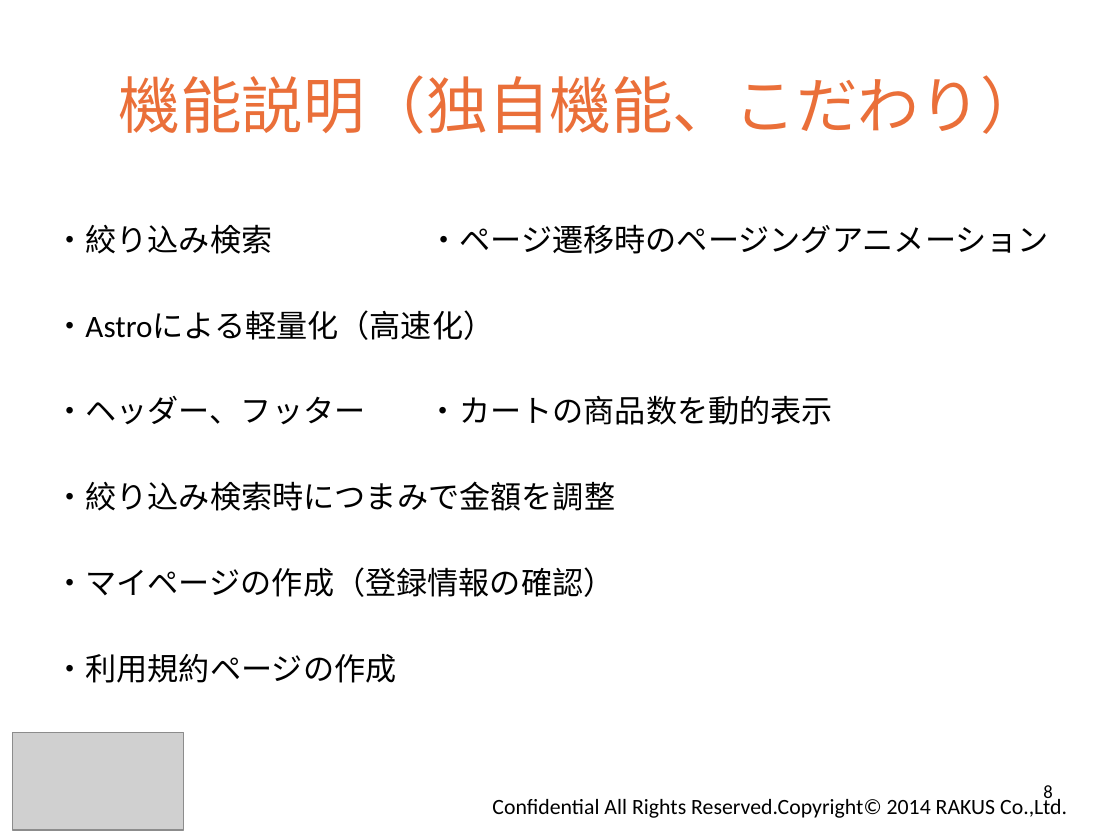
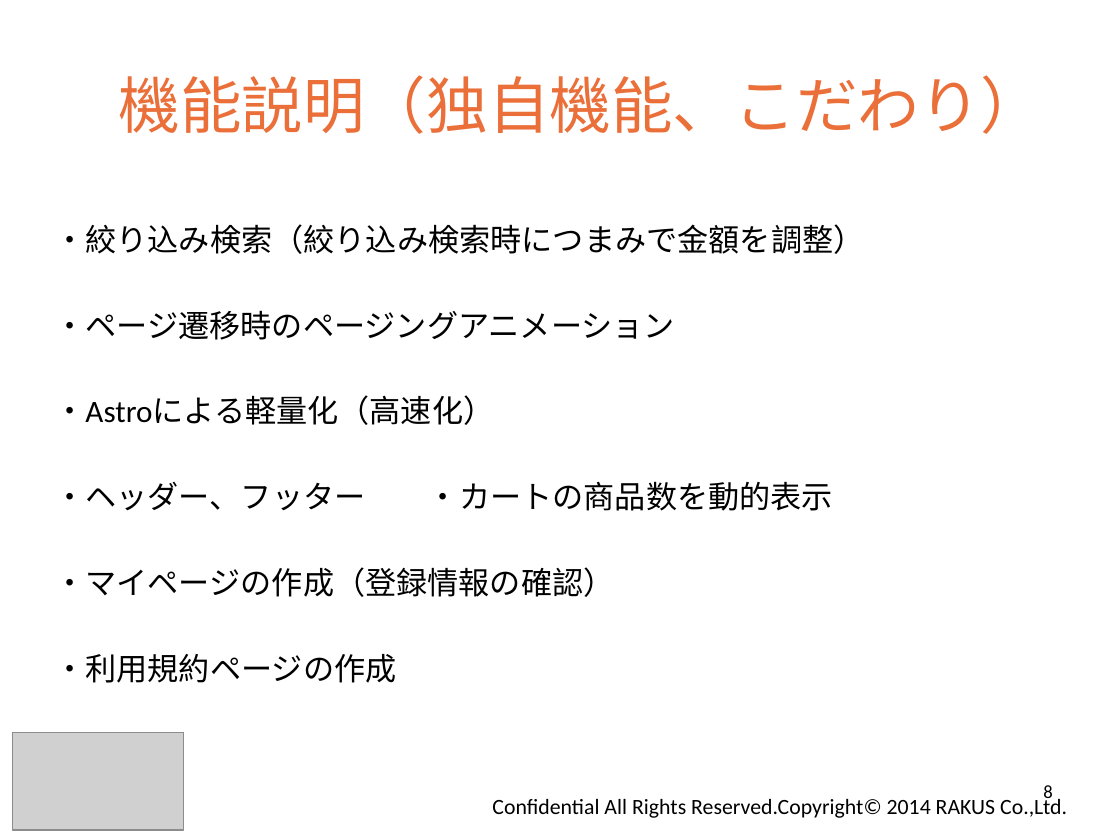
Before and after one commit to ecsite-project/ec-202404b-back, a slide deck: slide 8 of document/楽楽ペット チームB成果発表.pptx. Drawn at 1120x840 pixels with LibreOffice and Linux fonts; fonts in the diff are those of the drawing; grey boxes stand for pictures; background and template pictures are left out. Boxes give left, top, right and bottom in pixels: in the first picture for what was removed or moved away, otherwise in the second. Text is boxed around its words. In the diff, an @@ line names an element or a change of style, - is before the commit and + after.

```diff
--- a/document/楽楽ペット チームB成果発表.pptx
+++ b/document/楽楽ペット チームB成果発表.pptx
@@ text at (54,224,864,340): text changed @@
-・絞り込み検索 ・ページ遷移時のページングアニメーション
+・絞り込み検索（絞り込み検索時につまみで金額を調整）
+・ページ遷移時のページングアニメーション
@@ text at (54,481,615,511): paragraph removed @@
-・絞り込み検索時につまみで金額を調整
```
Also in this commit, not shown: 11 other slides changed, 1 slide removed.
